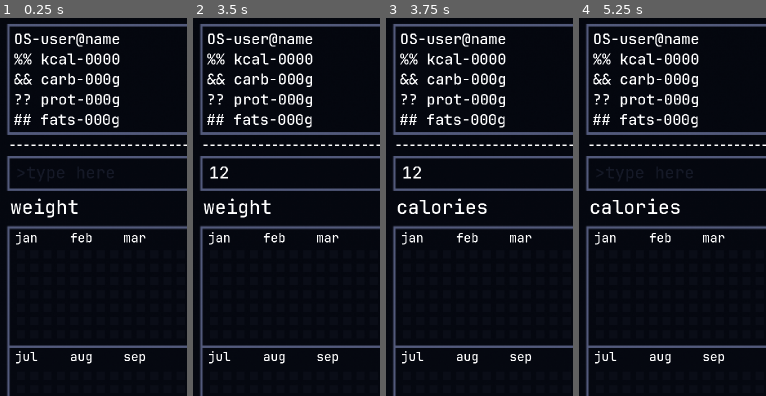
Above: before the commit, frames 1-4 (left to right).
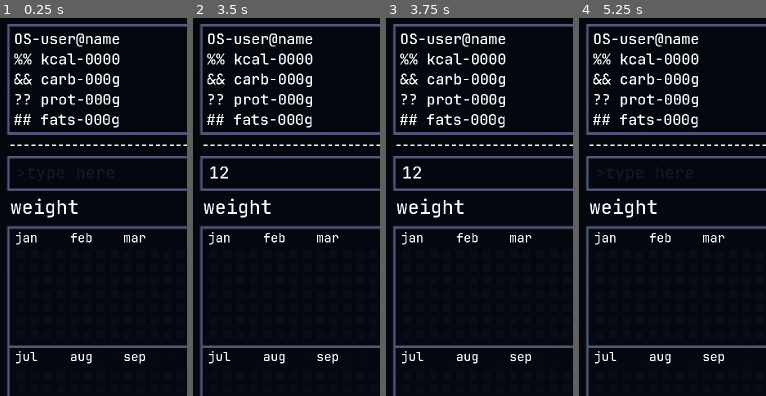
Above: after the commit, the same moments.

Repository: Kono-o/KonOS
Game: Godot game, scene res://scenes/app.tscn
Two runs of this game, one before a commit and one after it. Both use one fixed random seed, a clock stepped at 60 frames per second and the inputs below.
Inputs (mouse positions are % of the whole screen's width and height, from its top left):
- Up to frame 1 (0.25 s): no input
- Up to frame 2 (3.5 s): click (52, 22) at 0.52 s; type "12" at 0.6 s; click (69, 64) at 1.25 s; click (69, 64) at 2 s; click (69, 64) at 2.75 s
- Up to frame 3 (3.75 s): click (77, 64) at 3.5 s
- Up to frame 4 (5.25 s): click (85, 64) at 4.25 s; tap Enter (enter) at 5, 5.1 s; move the mouse to (73, 45) at 5.02 s
The pictures show only the part of the screen within x 0-50%, y 1-51%; the shares and areas given below are measured in that part.

Frames 1-2 are identical in both runs. In frame 3, 0.7% of the frame differs, in the area x 5-55%, y 47-53%; in frame 4, 0.7%.

Commit message:
Update top-box.gd

Diff:
--- a/scripts/top-box.gd
+++ b/scripts/top-box.gd
@@ -36,7 +36,7 @@
 
 const HABIT_SIZE =  YEAR_SIZE*HABIT_LIMIT
 
-var swipeLength = 60
+var swipeLength = 300
 var startPos: Vector2
 var swipeThreshold = 40
 var swiping = false
